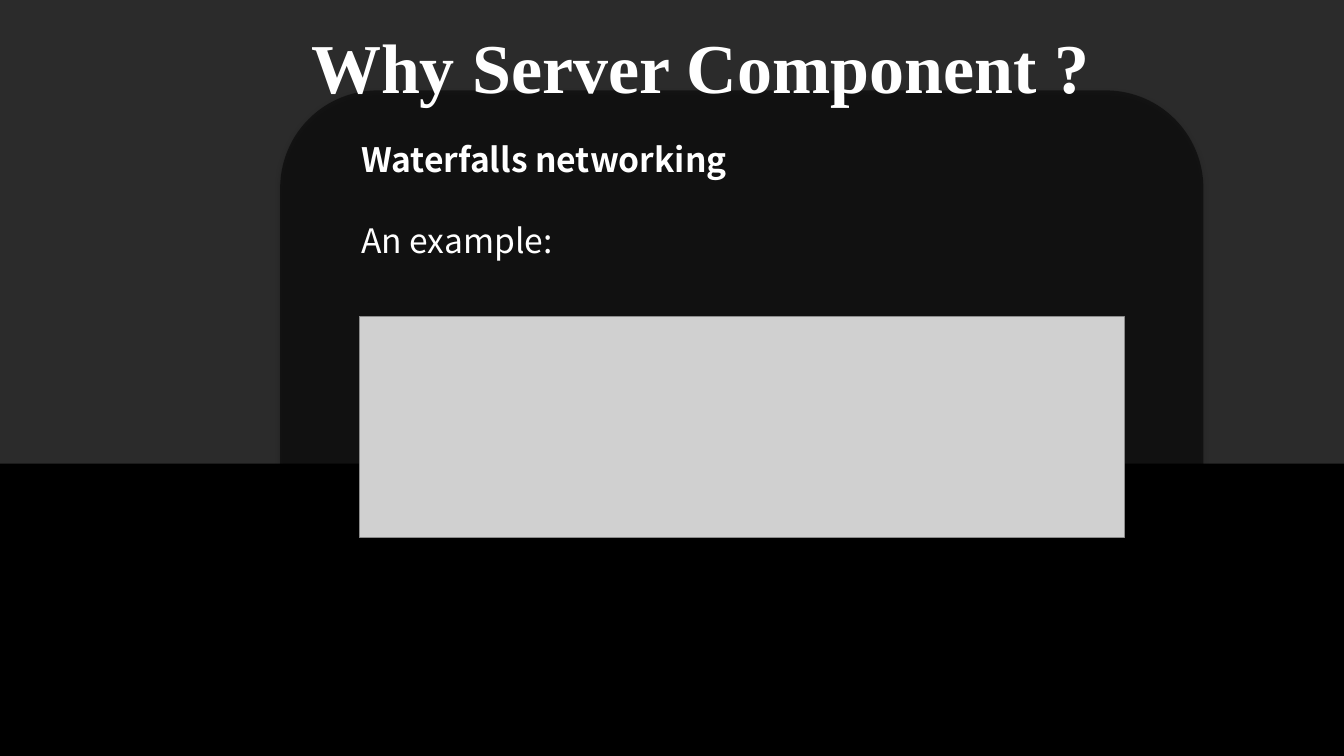
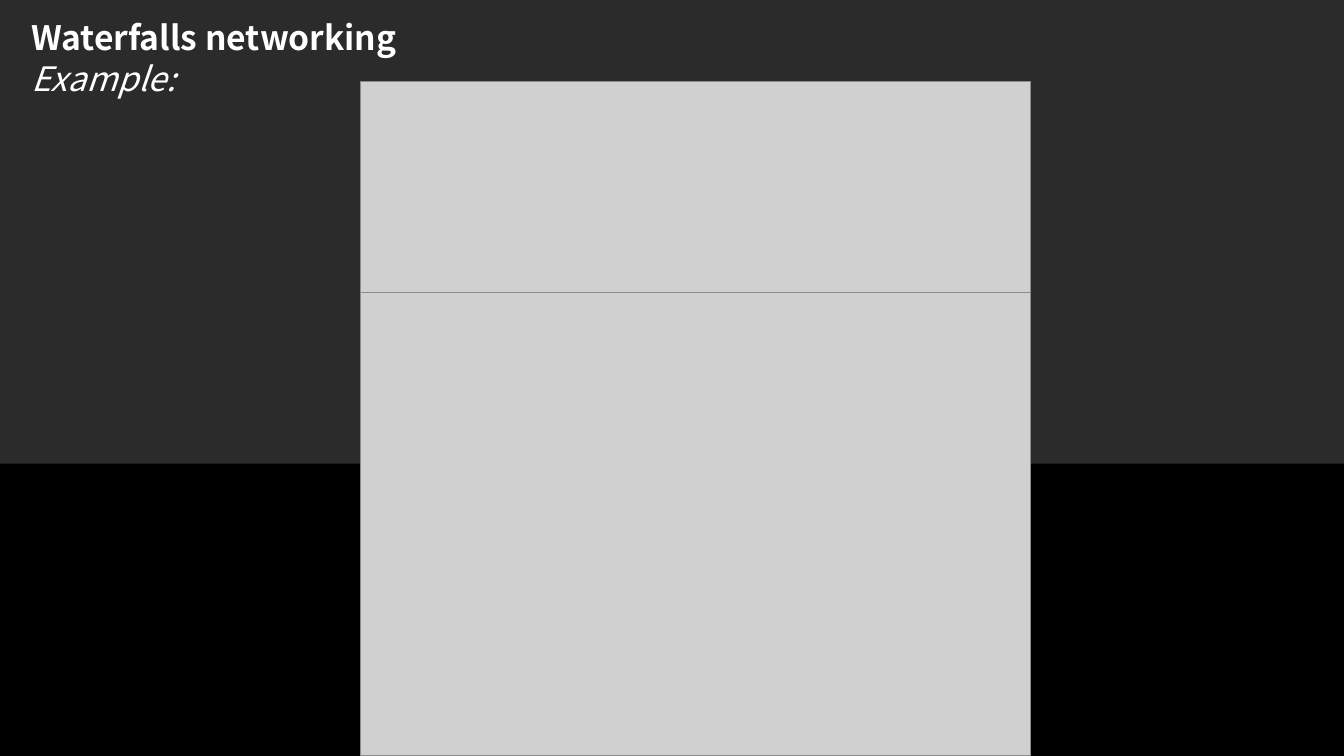
Before and after one commit to PinkPigPinkPig/seminar-rsc, a slide deck: slide 5 of RSC final.pptx. Drawn at 1344x756 pixels with LibreOffice and Linux fonts; fonts in the diff are those of the drawing; grey boxes stand for pictures; background and template pictures are left out; a plain dark background stands for a picture behind light text. Boxes give left, top, right and bottom in pixels: in the first picture for what was removed or moved away, otherwise in the second. Text is boxed around its words. In the diff, an @@ line names an element or a change of style, - is before the commit and + after.

```diff
--- a/RSC final.pptx
+++ b/RSC final.pptx
@@ text "Waterfalls networking": place and size @@
-text "Waterfalls networking" at [361, 144, 726, 261]
+text "Waterfalls networking" at [31, 22, 396, 99]
@@ text removed at [311, 44, 1037, 106] @@
-Why Server Component ?
@@ text at [31, 64, 176, 99]: text changed; italic on @@
-An example:
+Example:
@@ picture added at [361, 81, 1031, 295] @@
@@ rounded rectangle removed at [280, 91, 1204, 677] @@
@@ picture added at [361, 292, 1031, 755] @@
@@ picture removed at [360, 317, 1124, 537] @@
```
Also in this commit, not shown: 14 other slides changed, 7 slides added, 6 slides removed.
